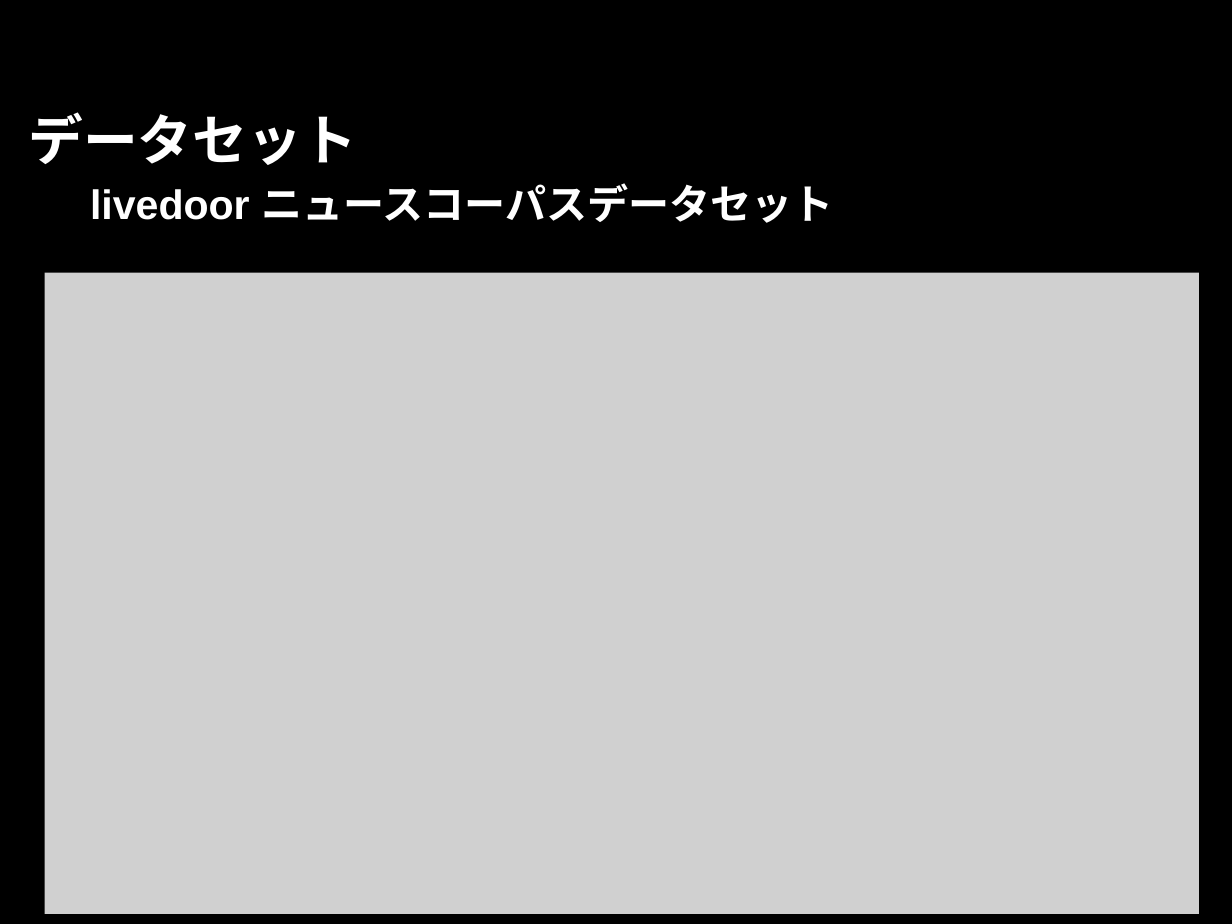
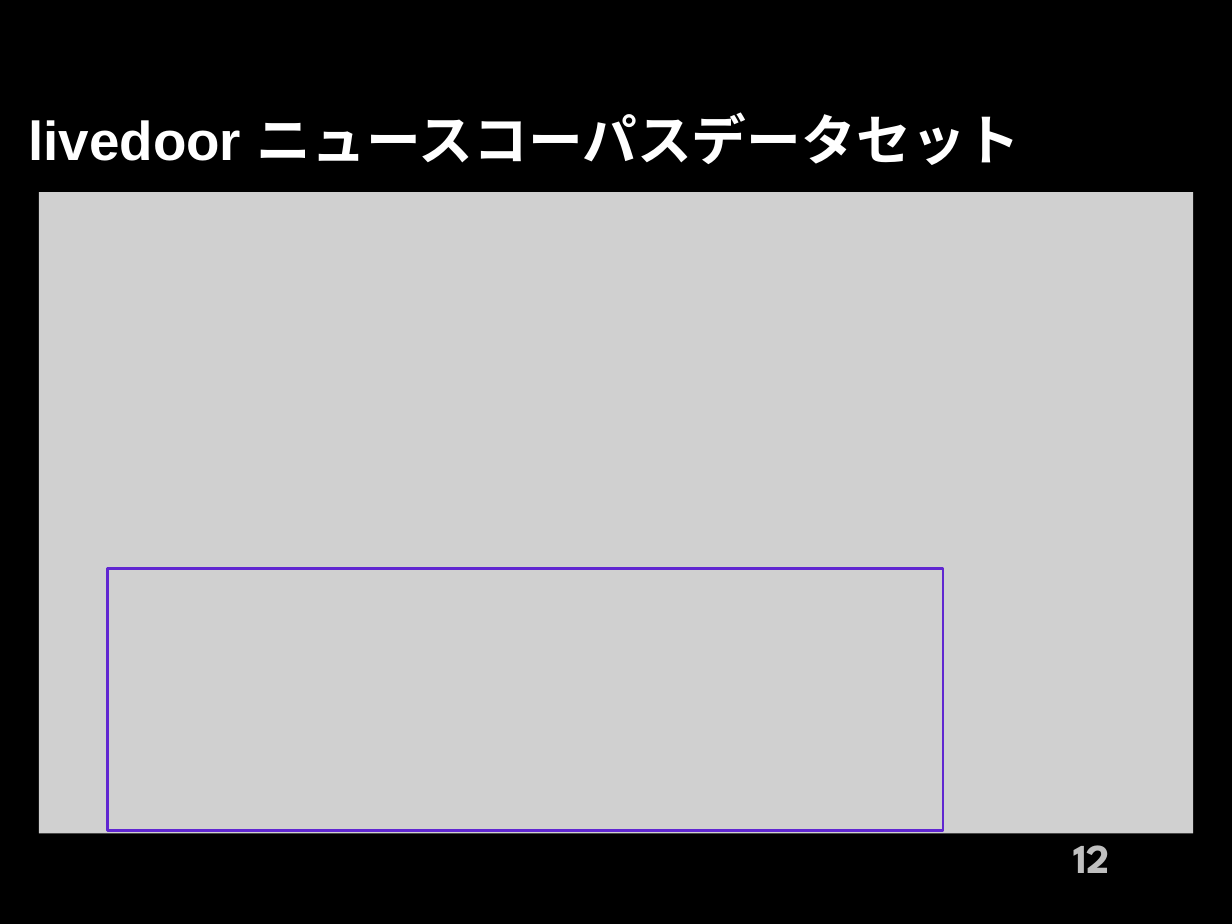
Before and after one commit to 1g-hub/takayama_b, a slide deck: slide 12 of prsn/shuron/Master_Slide_2210104043_Yusei_Takayama.pptx. Drawn at 1232x924 pixels with LibreOffice and Linux fonts; fonts in the diff are those of the drawing; grey boxes stand for pictures; background and template pictures are left out. Boxes give left, top, right and bottom in pixels: in the first picture for what was removed or moved away, otherwise in the second. Text is boxed around its words. In the diff, an @@ line names an element or a change of style, - is before the commit and + after.

```diff
--- a/prsn/shuron/Master_Slide_2210104043_Yusei_Takayama.pptx
+++ b/prsn/shuron/Master_Slide_2210104043_Yusei_Takayama.pptx
@@ text at bbox=[28, 112, 1021, 165]: text changed; size 24 to 32 pt @@
-データセット
-livedoor ニュースコーパスデータセット
+livedoor ニュースコーパスデータセット
@@ picture: place and size @@
-picture at bbox=[44, 272, 1199, 914]
+picture at bbox=[39, 192, 1194, 834]
@@ rectangle added at bbox=[107, 569, 942, 830], outline #6027D1 1.5 pt @@
@@ page number added at bbox=[1073, 832, 1110, 873], 24 pt, text #BFBFBF, bold @@
+12
```
Also in this commit, not shown: 15 other slides changed, 5 slides added, 2 slides removed, 40 other files.
